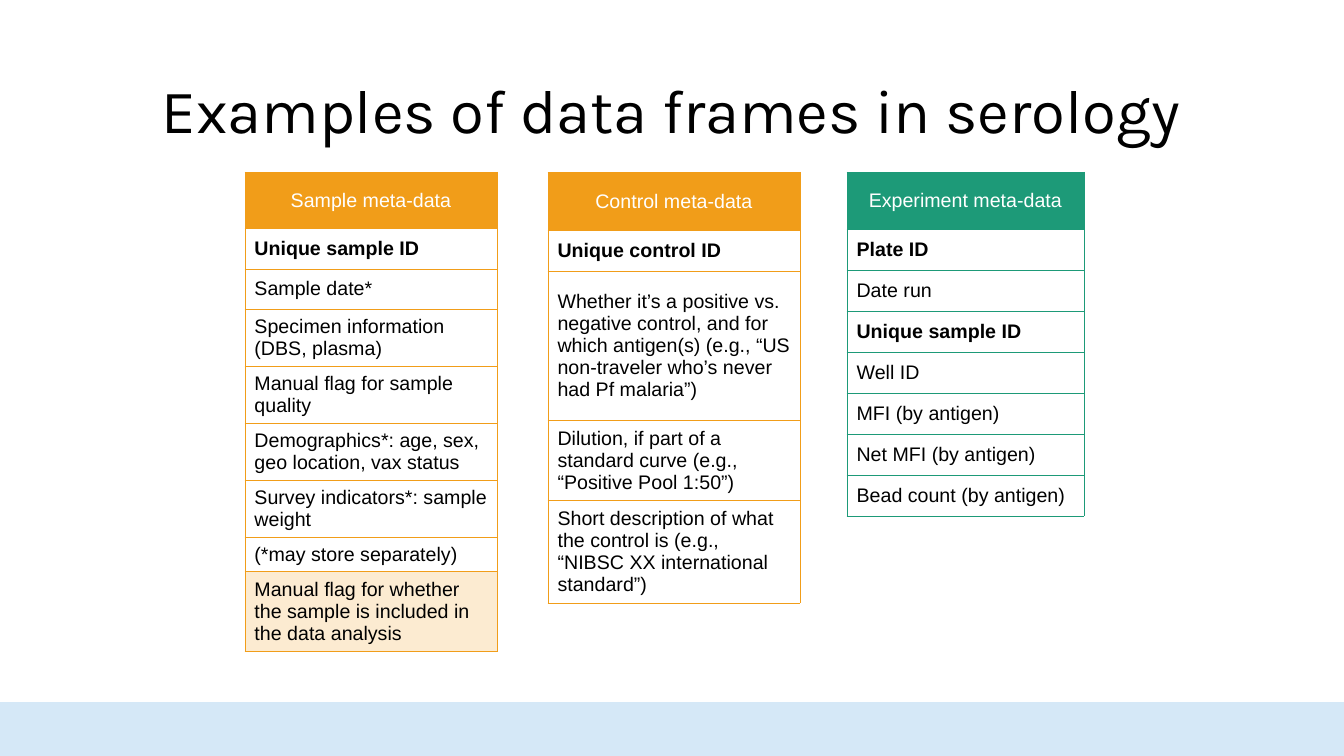
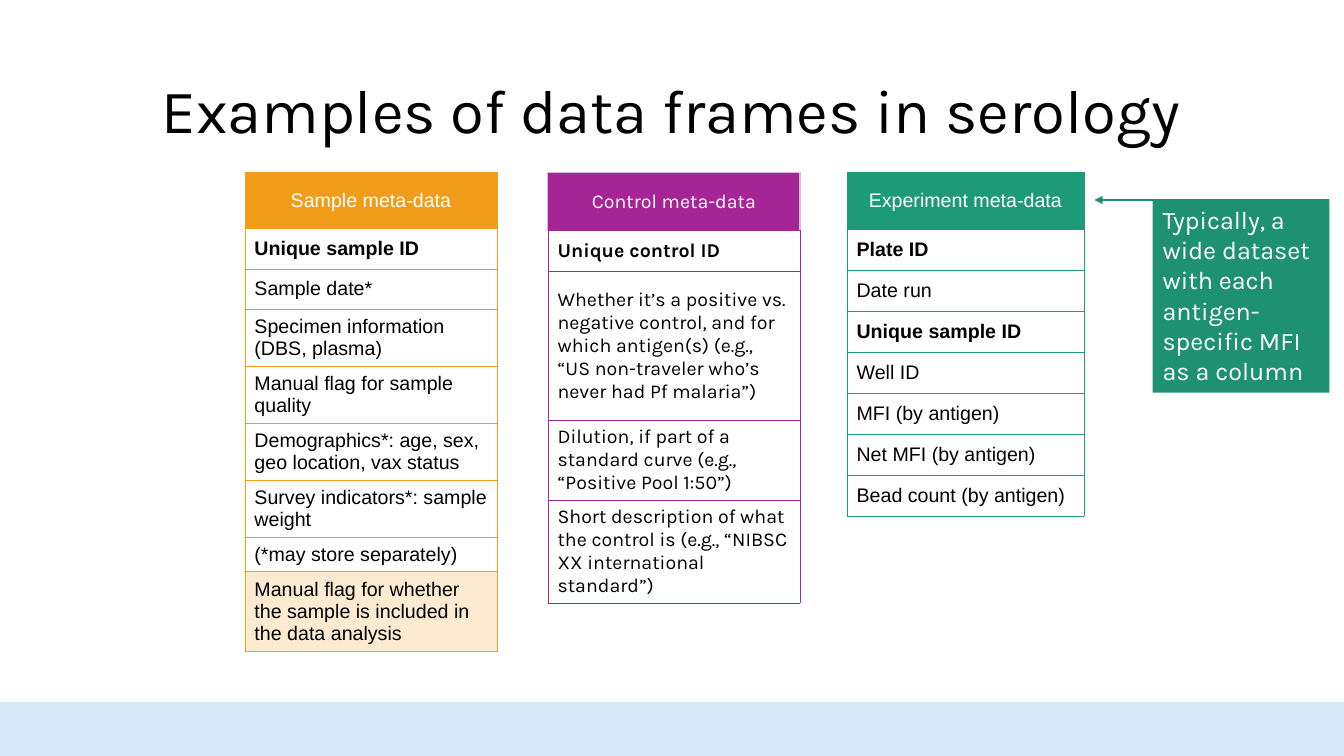
Before and after one commit to HopkinsIDD/seroanalytics_workshop, a slide deck: slide 14 of Lecture 1/Lecture 1.pptx. Drawn at 1344x756 pixels with LibreOffice and Linux fonts; fonts in the diff are those of the drawing; background and template pictures are left out. Boxes give left, top, right and bottom in pixels: in the first picture for what was removed or moved away, otherwise in the second. Text is boxed around its words. In the diff, an @@ line names an element or a change of style, - is before the commit and + after.

```diff
--- a/Lecture 1/Lecture 1.pptx
+++ b/Lecture 1/Lecture 1.pptx
@@ table at [547,172,800,605] @@
@@ fill #F19D19 to none in row 1, column 1 @@
@@ fill none to #FFFFFF in 4 cells @@
@@ font Arial to Karla @@
@@ borders changed @@
@@ arrow added from (1157, 200) to (1095, 200), #1D9171 1.5 pt @@
@@ rectangle added at [1153,200,1331,393], fill #1D9171, 18 pt, text #FFFFFF @@
+Typically, a wide dataset with each antigen-specific MFI as a column
```
Also in this commit, not shown: 4 other slides changed, 1 slide added, 2 other files.
